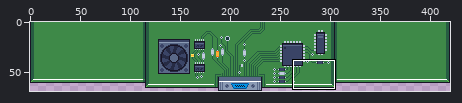
File history of a pixel-art file, images/actors/enemies/big_ceiling_guy.aseprite. Above: a wide view before the commit, with the close-up outlined.
Close-up. Before the commit:
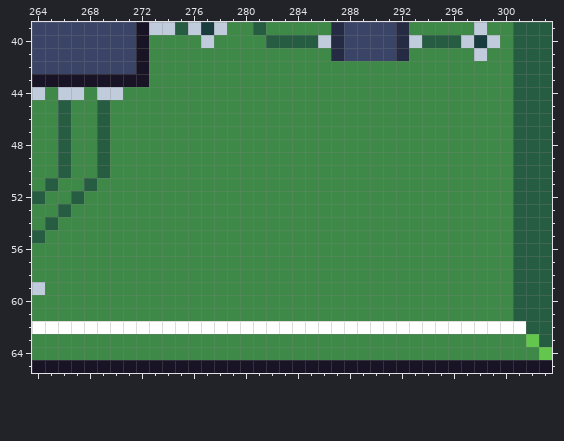
420x69 pixels, 1 frame. Shown: x 264..303, y 39..65. The commit also changed other parts of the picture, which this record leaves out.
After the commit:
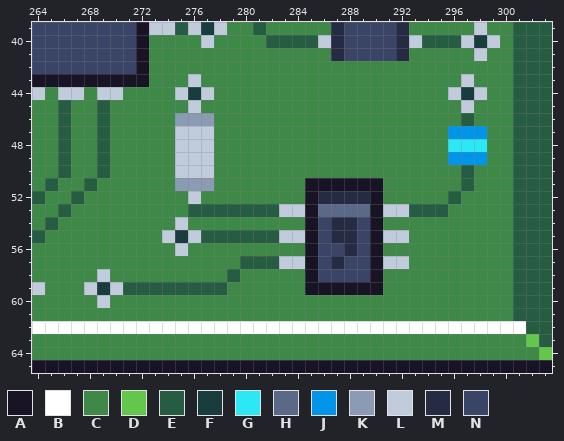
Palette (. is transparent): A #181425  B #ffffff  C #3e8948  D #63c74d  E #265c42  F #193c3e  G #2ce8f5  H #5a6988  J #0095e9  K #8b9bb4  L #c0cbdc  M #262b44  N #3a4466
Changes in this commit:
layer "lines" added
Layers "items", "lines":
y 43: x 276 C -> L; x 297 C -> L
y 44: x 275..277 CCC -> LFL; x 296..298 CCC -> LFL
y 45: x 276 C -> L; x 297 C -> L
y 46: x 275..277 CCC -> KKK; x 297 C -> E
y 47: x 275..277 CCC -> LLL; x 296..298 CCC -> JJJ
y 48: x 275..277 CCC -> LLL; x 296..298 CCC -> GGG
y 49: x 275..277 CCC -> LLL; x 296..298 CCC -> JJJ
y 50: x 275..277 CCC -> LLL; x 297 C -> E
y 51: x 275..277 CCC -> KKK; x 285..290 CCCCCC -> AAAAAA; x 297 C -> E
y 52: x 276 C -> L; x 285..290 CCCCCC -> AMMMMA; x 296 C -> E
y 53: x 276..295 CCCCCCCCCCCCCCCCCCCC -> EEEEEEELLAHHHHALLEEE
y 54: x 275 C -> L; x 285..290 CCCCCC -> ANMMNA
y 55: x 274..292 CCCCCCCCCCCCCCCCCCC -> LFLEEEEEELLANMMNALL
y 56: x 275 C -> L; x 285..290 CCCCCC -> ANNMNA
y 57: x 280..292 CCCCCCCCCCCCC -> EEELLANMNNALL
y 58: x 269 C -> L; x 279 C -> E; x 285..290 CCCCCC -> ANNNNA
y 59: x 268..278 CCCCCCCCCCC -> LFLEEEEEEEE; x 285..290 CCCCCC -> AAAAAA
y 60: x 269 C -> L
Pixel boxes of the changes (left, top, right, bottom) in both close-ups:
changed: (84, 74, 487, 308)
